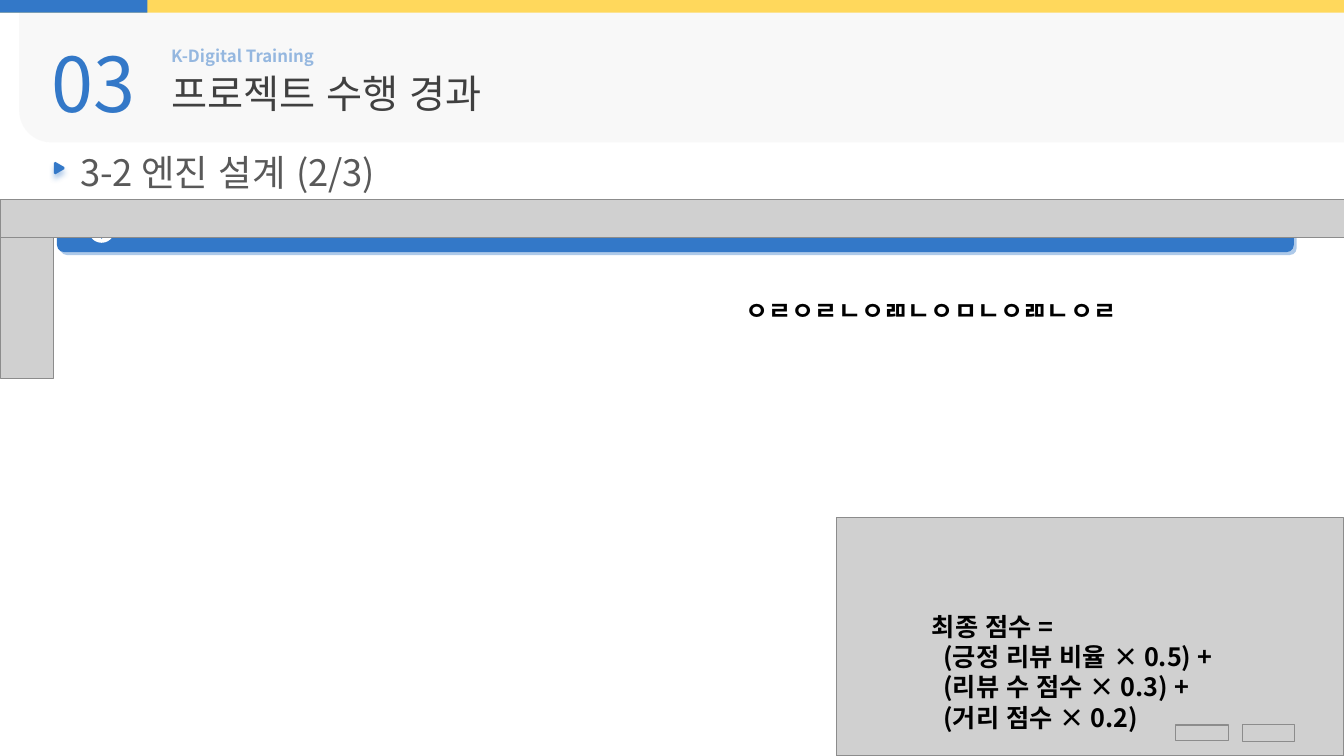
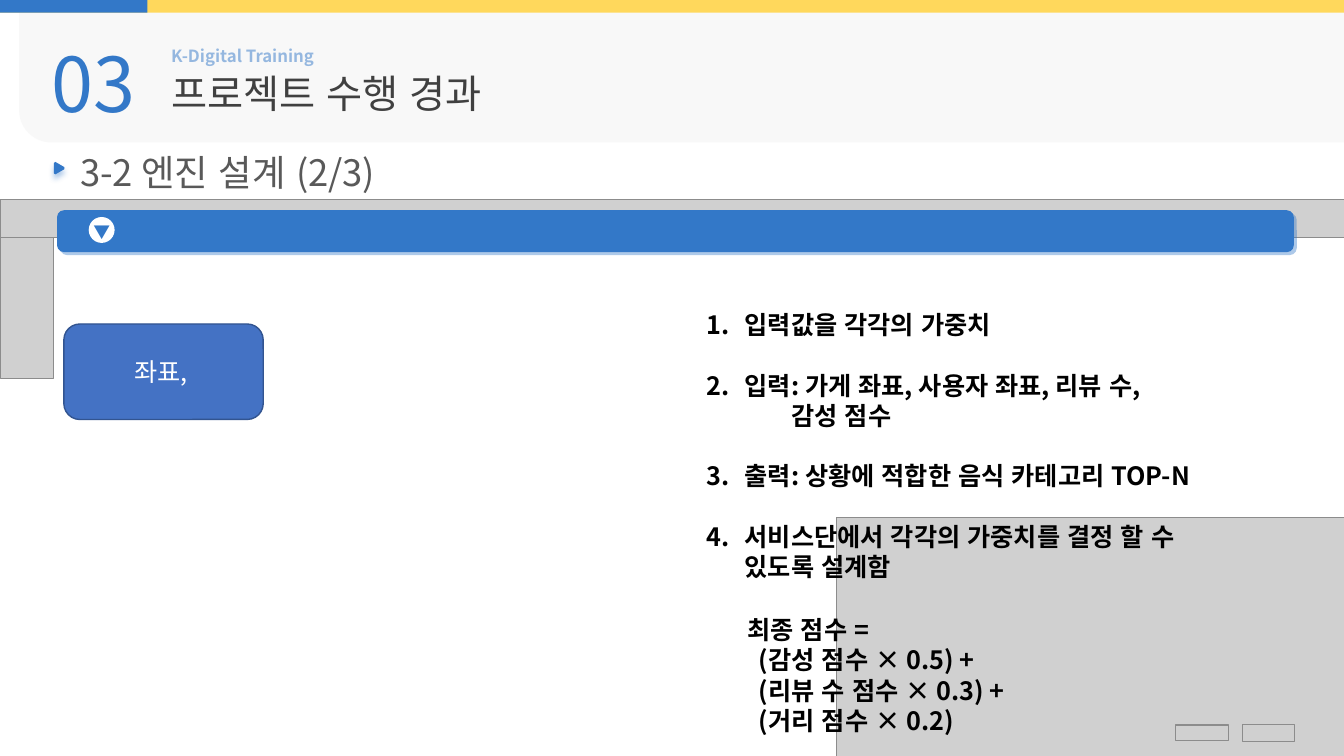
Before and after one commit to Hiddle00/project2_weather, a slide deck: slide 25 of 최종발표/05.D팀_최종발표.pptx. Drawn at 1344x756 pixels with LibreOffice and Linux fonts; fonts in the diff are those of the drawing; grey boxes stand for pictures; background and template pictures are left out. Boxes give left, top, right and bottom in pixels: in the first picture for what was removed or moved away, otherwise in the second. Text is boxed around its words. In the diff, an @@ line names an element or a change of style, - is before the commit and + after.

```diff
--- a/최종발표/05.D팀_최종발표.pptx
+++ b/최종발표/05.D팀_최종발표.pptx
@@ text "음식점 추천 엔진" rewrapped from box(985, 615, 1031, 639) to box(801, 464, 1004, 645) @@
@@ rounded rectangle added at box(64, 324, 263, 419), fill #4472C4, outline #325491 1 pt, 18 pt, text #FFFFFF @@
+좌표,
@@ text removed at box(745, 303, 1116, 317) @@
-ㅇㄹㅇㄹㄴㅇㄻㄴㅇㅁㄴㅇㄻㄴㅇㄹ
@@ text added at box(745, 313, 1191, 582), 18 pt, text #000000, bold @@
+1. 입력값을 각각의 가중치
+2. 입력: 가게 좌표, 사용자 좌표, 리뷰 수,
+감성 점수
+1. 출력: 상황에 적합한 음식 카테고리 TOP-N
+2. 서비스단에서 각각의 가중치를 결정 할 수 있도록 설계함
@@ text "최종 점수 =": place and size @@
-text "최종 점수 =" at box(932, 615, 1191, 732)
+text "최종 점수 =" at box(748, 613, 983, 736)
@@ text at box(759, 644, 953, 676): text changed @@
-(긍정 리뷰 비율 × 0.5) +
+(감성 점수 × 0.5) +
```
Also in this commit, not shown: 14 other slides changed, 1 slide added, 4 slides removed, 10 other files.
